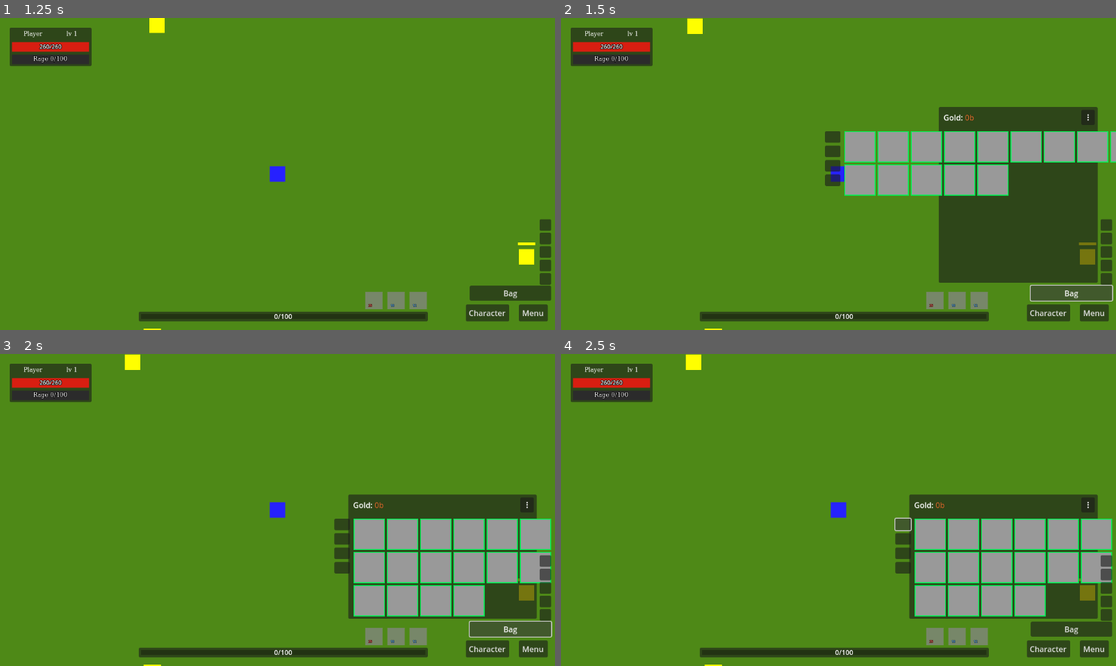
Above: before the commit, frames 1-4 (two rows, left to right).
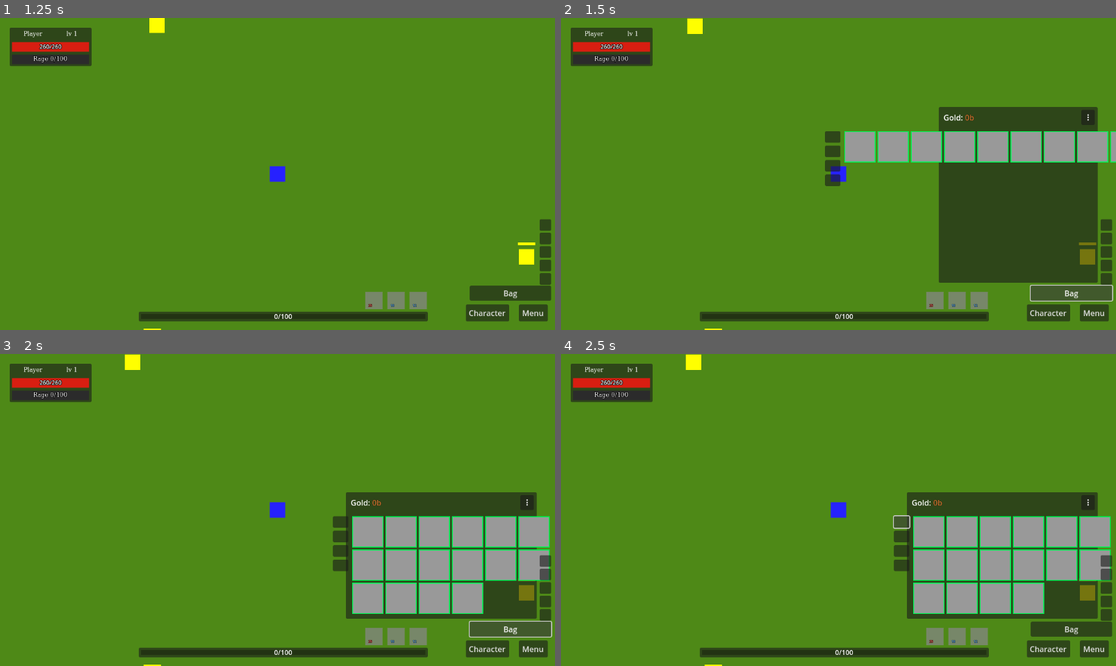
Above: after the commit, the same moments.

Repository: denisshkytko/mmo-mvp-godot
Game: Godot game, scene res://game/scenes/Main.tscn
Two runs of this game, one before a commit and one after it. Both use one fixed random seed, a clock stepped at 60 frames per second and the inputs below. This scene is started directly instead of the project's main scene. The engine's default icon, where the game draws it, is replaced by a stand-in: a white triangle on a blue panel in a dark square.
Inputs (mouse positions are in pixels of both pictures, inside the frame that each line leads up to; where the layout moved, square brackets give the same spot in the first picture):
- Up to frame 1 (1.25 s): drag from (416, 301) to (88, 326) at 0.52 s
- Up to frame 2 (1.5 s): click "Bag" at 1.25 s
- Up to frame 3 (2 s): no input
- Up to frame 4 (2.5 s): click (899, 522) [905, 525] at 2 s

Frame 1 is identical in both runs. In frame 2, 2.9% of the frame differs, in the area x 51-81%, y 46-58%; in frame 3, 4.0%; in frame 4, 4.1%, in the area x 59-100%, y 44-85%.

Commit message:
Refine inventory GridScroll layout sizing

Diff:
--- a/ui/game/hud/inventory_hud.gd
+++ b/ui/game/hud/inventory_hud.gd
@@ -95,6 +95,8 @@
 var _last_applied_columns: int = -1
 var _last_snap_hash: int = 0
 var _refresh_in_progress: bool = false
+var _last_scroll_view: Vector2 = Vector2.ZERO
+var _last_use_scroll: bool = false
 
 # Layout anchor: keep panel growing towards screen center (up + left) from a stable bottom-right point
 var _panel_anchor_br_local: Vector2 = Vector2.ZERO
@@ -119,6 +121,16 @@
 
 	if bag_button != null:
 		bag_button.pressed.connect(_on_bag_button_pressed)
+	if grid_scroll != null:
+		grid_scroll.layout_mode = 2
+		grid_scroll.set_anchors_preset(Control.PRESET_TOP_LEFT)
+		grid_scroll.offset_left = 0
+		grid_scroll.offset_top = 0
+		grid_scroll.offset_right = 0
+		grid_scroll.offset_bottom = 0
+		grid_scroll.size_flags_horizontal = Control.SIZE_SHRINK_BEGIN
+		grid_scroll.size_flags_vertical = Control.SIZE_SHRINK_BEGIN
+		grid_scroll.horizontal_scroll_mode = ScrollContainer.SCROLL_MODE_DISABLED
 	# Bag equipment slots (visual order: top -> bottom).
 	_get_bag_button_for_logical(0).gui_input.connect(_on_bag_slot_gui_input.bind(0))
 	_get_bag_button_for_logical(1).gui_input.connect(_on_bag_slot_gui_input.bind(1))
@@ -793,8 +805,8 @@
 	return Vector2(max_panel_w, max_panel_h)
 
 func _compute_fixed_padding() -> Dictionary:
-	var pad_right: float = 5.0
-	var pad_bottom: float = 5.0
+	var pad_right: float = 10.0
+	var pad_bottom: float = 10.0
 	var left_margin_x: float = 0.0
 	var top_margin_y: float = 0.0
 	var separation: float = 0.0
@@ -819,8 +831,8 @@
 	var pads: Dictionary = _compute_fixed_padding()
 	var left_margin_x: float = float(pads.get("left_margin_x", 0.0))
 	var top_margin_y: float = float(pads.get("top_margin_y", 0.0))
-	var pad_right: float = float(pads.get("pad_right", 5.0))
-	var pad_bottom: float = float(pads.get("pad_bottom", 5.0))
+	var pad_right: float = float(pads.get("pad_right", 10.0))
+	var pad_bottom: float = float(pads.get("pad_bottom", 10.0))
 	var separation: float = float(pads.get("separation", 0.0))
 	var bag_min: Vector2 = bag_slots.get_combined_minimum_size() if bag_slots != null else Vector2.ZERO
 	var scroll_w: float = grid_min.x
@@ -1271,6 +1283,11 @@
 	_hook_slot_panels()
 
 	# Apply/rescale panel only when required (startup / apply settings / bag slots change).
+	var layout_preview: Dictionary = await _compute_layout_for_columns(_grid_columns, total_slots)
+	var preview_scroll_view: Vector2 = layout_preview.get("scroll_view_size", Vector2.ZERO)
+	var preview_use_scroll: bool = bool(layout_preview.get("use_scroll", false))
+	if preview_scroll_view != _last_scroll_view or preview_use_scroll != _last_use_scroll:
+		_layout_dirty = true
 	if _layout_dirty and not _layout_recalc_in_progress:
 		await _apply_inventory_layout(total_slots)
 
@@ -1977,12 +1994,8 @@
 	grid_scroll.size_flags_horizontal = Control.SIZE_SHRINK_BEGIN
 	grid_scroll.size_flags_vertical = Control.SIZE_SHRINK_BEGIN
 
-	var bag_min: Vector2 = bag_slots.get_combined_minimum_size() if bag_slots != null else Vector2.ZERO
-	var separation: float = 0.0
-	if content != null:
-		separation = float(content.get_theme_constant("separation"))
-	var content_size := Vector2(bag_min.x + separation + scroll_view.x, max(bag_min.y, scroll_view.y))
-	content.custom_minimum_size = content_size
+	_last_scroll_view = scroll_view
+	_last_use_scroll = use_scroll
 
 	panel.custom_minimum_size = panel_size
 	panel.size = panel_size
